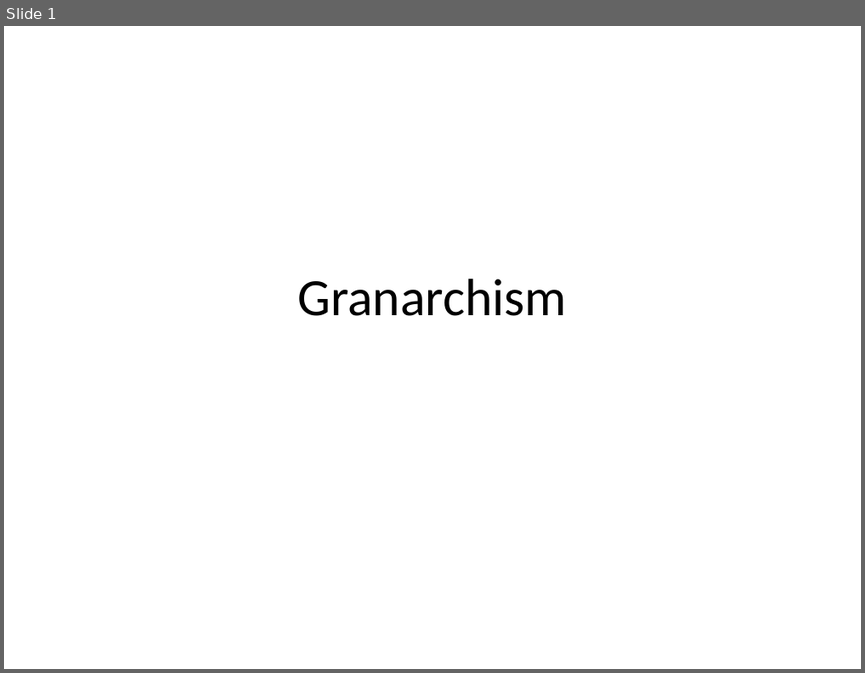
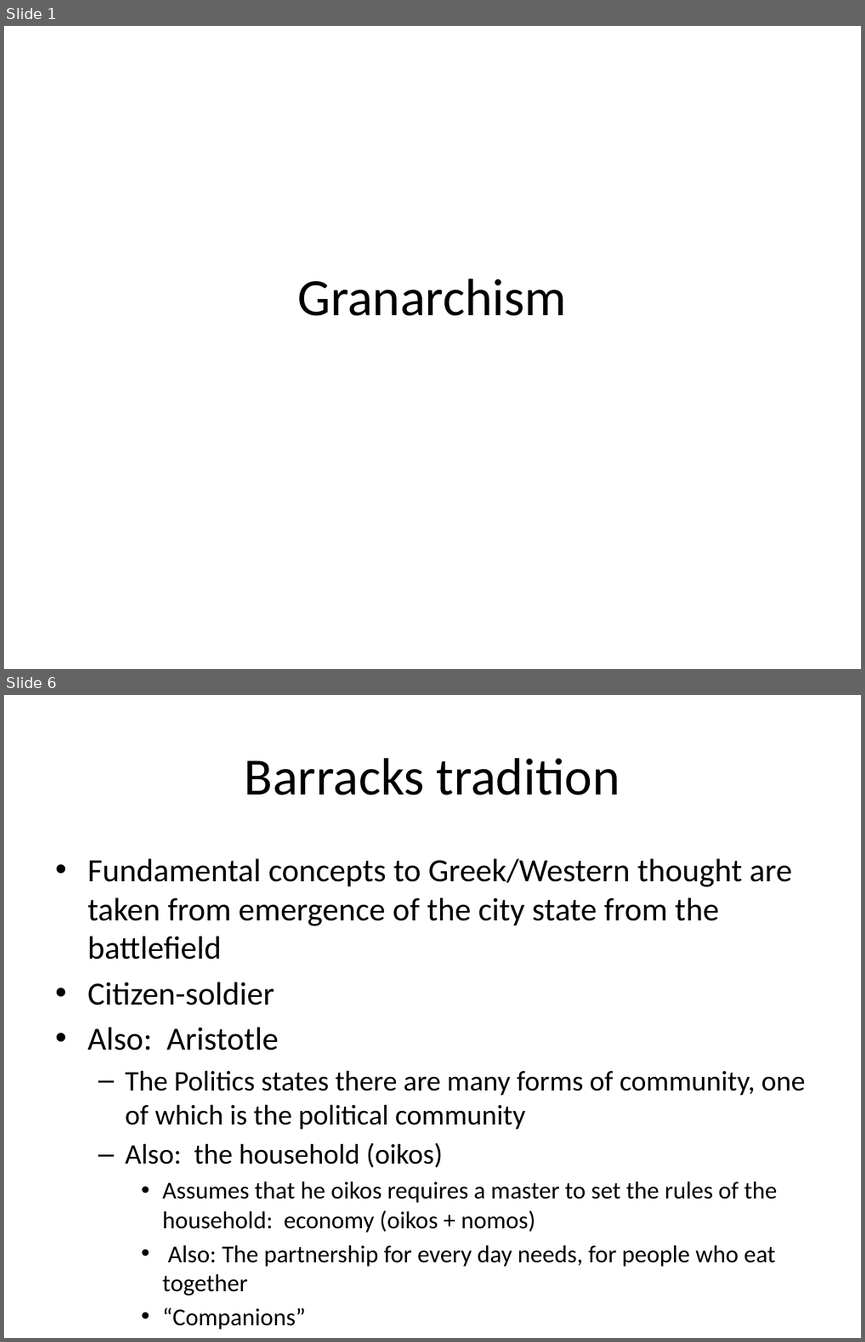
Before and after one commit to mcverter/Dissertation, a slide deck: work/__NEWEST__/KaG/220814_ASN_GRANARCHISM.pptx. Shown one above the other, each under a label of ours: slide 1 before the commit, slides 1 and 6 after it; the slides between them are not shown. The pictures are 865x673 and 865x1342 pixels, drawn with LibreOffice and Linux fonts; fonts in the diff are those of the drawing. Boxes give left, top, right and bottom in pixels: in the first picture for what was removed or moved away, otherwise in the second. Text is boxed around its words. In the diff, an @@ line names an element or a change of style, - is before the commit and + after.

```diff
--- a/work/__NEWEST__/KaG/220814_ASN_GRANARCHISM.pptx
+++ b/work/__NEWEST__/KaG/220814_ASN_GRANARCHISM.pptx
@@ slide 6 added at bbox=[4, 695, 861, 1338], background #FFFFFF @@
@@ title added at bbox=[245, 758, 620, 795], 44 pt, text #000000 @@
+Barracks tradition
@@ text added at bbox=[87, 858, 806, 1266], 20.4 pt, text #000000 @@
+• Fundamental concepts to Greek/Western thought are taken from emergence of the city state from the battlefield
+• Citizen-soldier
+• Also: Aristotle
+  – The Politics states there are many forms of community, one of which is the political community
+  – Also: the household (oikos)
+    • Assumes that he oikos requires a master to set the rules of the household: economy (oikos + nomos)
+    • Also: The partnership for every day needs, for people who eat together
+    • “Companions”
```
Also in this commit, not shown: 1 slide changed, 7 other slides added, 4 slides removed, 1 other file.
